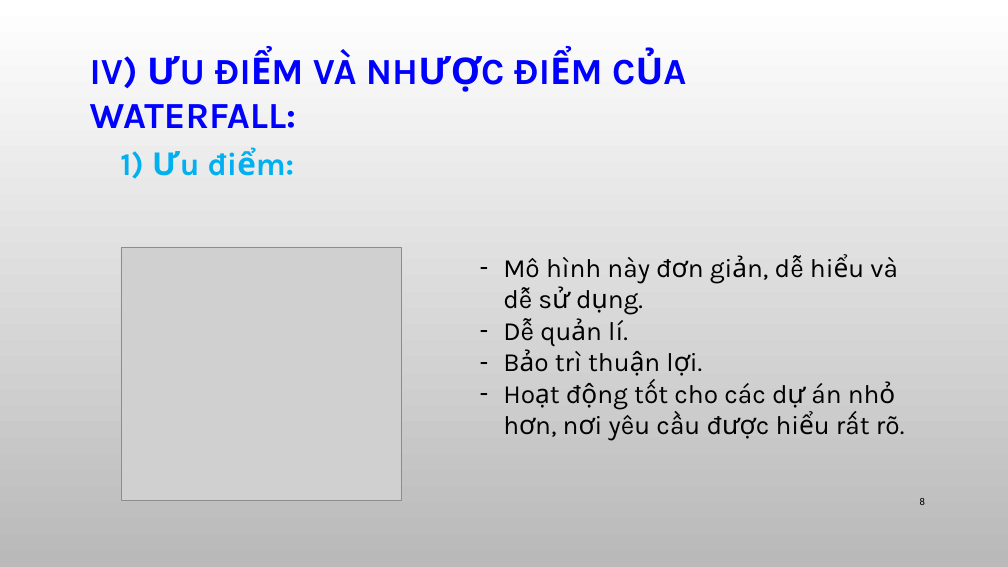
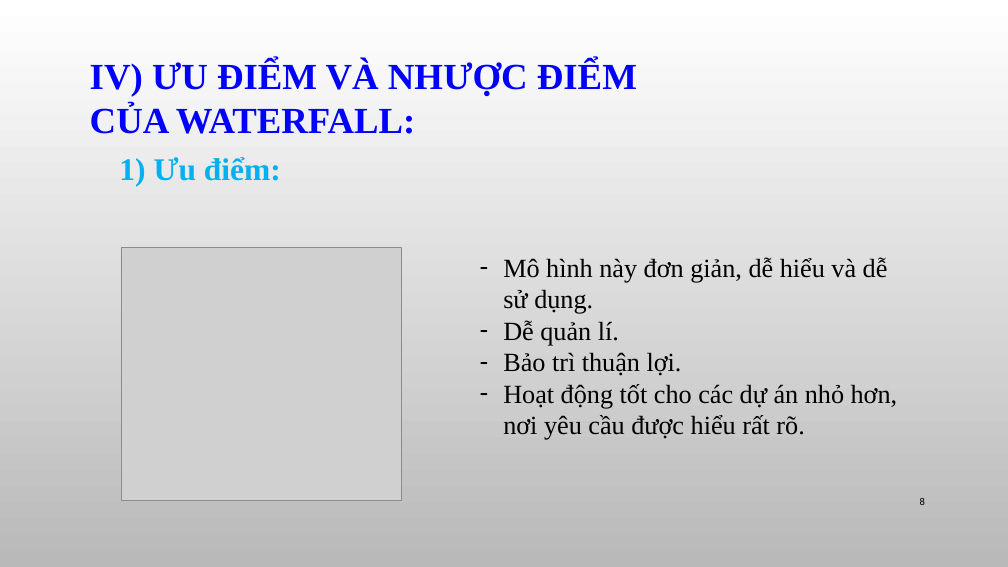
Before and after one commit to helloworldnmcnpm/studentmanagermentprogram, a slide deck: slide 8 of Slide seminar/Seminar.pptx. Drawn at 1008x567 pixels with LibreOffice and Linux fonts; fonts in the diff are those of the drawing; grey boxes stand for pictures; background and template pictures are left out. Boxes give left, top, right and bottom in pixels: in the first picture for what was removed or moved away, otherwise in the second. Text is boxed around its words. In the diff, an @@ line names an element or a change of style, - is before the commit and + after.

```diff
--- a/Slide seminar/Seminar.pptx
+++ b/Slide seminar/Seminar.pptx
@@ font Karla to Times New Roman in 3 elements at (503, 257, 898, 440), (90, 60, 637, 134), (119, 157, 281, 187) @@
```
Also in this commit, not shown: 9 other slides changed, 2 other files.
